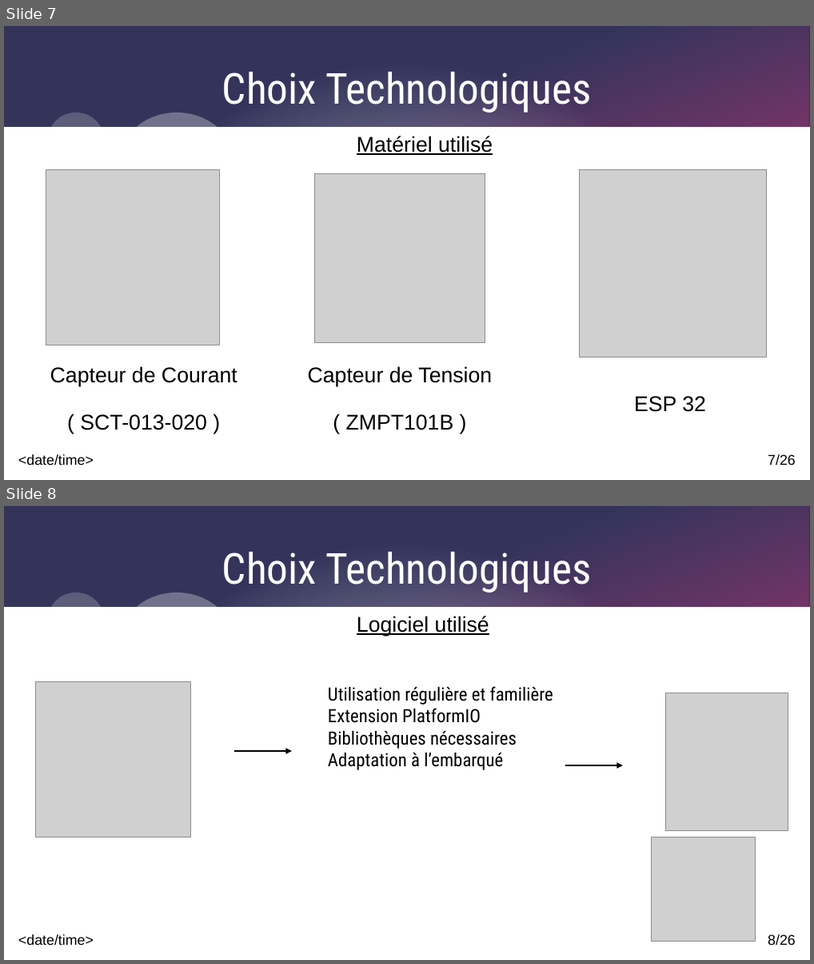
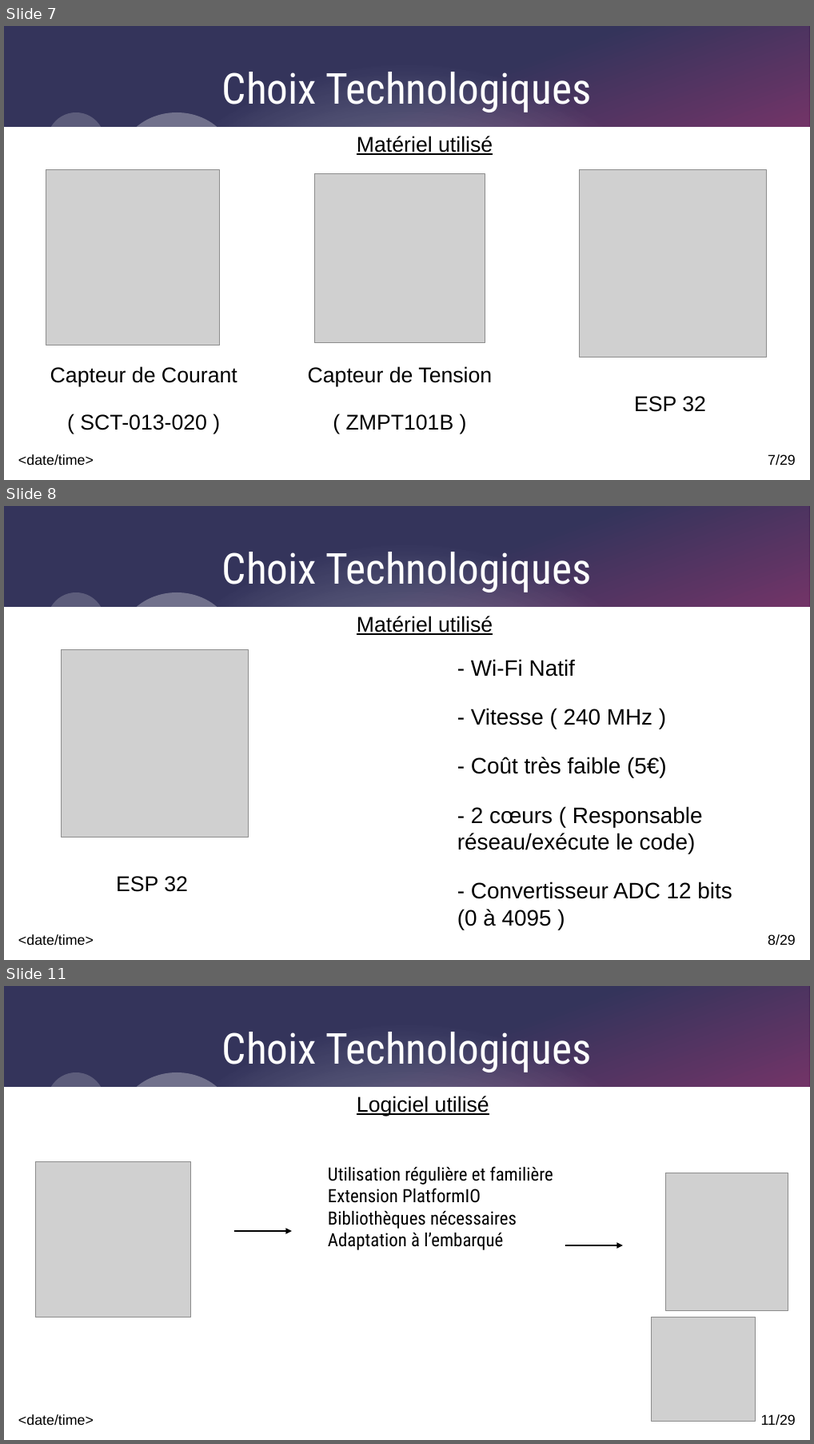
Before and after one commit to Corentinh2/PROJET_GESTIONNAIRE_DE_CHARGE, a slide deck: Revues/DiapoRevue3_VR.odp. Shown one above the other, each under a label of ours: slides 7 and 8 before the commit, slides 7, 8 and 11 after it; the slides between them are not shown. The pictures are 814x964 and 814x1444 pixels, drawn with LibreOffice and Linux fonts; fonts in the diff are those of the drawing; grey boxes stand for pictures. Boxes give left, top, right and bottom in pixels: in the first picture for what was removed or moved away, otherwise in the second. Text is boxed around its words. In the diff, an @@ line names an element or a change of style, - is before the commit and + after.

```diff
--- a/Revues/DiapoRevue3_VR.odp
+++ b/Revues/DiapoRevue3_VR.odp
@@ slide 8 added at (4, 506, 810, 960), background #FFFFFF; not listed: 9 template elements that a slide beside it also shows @@
@@ title added at (222, 552, 591, 592), 42 pt, text #FFFFFF @@
+Choix Technologiques
@@ text added at (357, 616, 493, 635), 21 pt, text #000000, underline @@
+Matériel utilisé
@@ picture added at (62, 650, 249, 837) @@
@@ text added at (458, 659, 732, 929), 22 pt, text #000000 @@
+- Wi-Fi Natif
+- Vitesse ( 240 MHz )
+- Coût très faible (5€)
+- 2 cœurs ( Responsable réseau/exécute le code)
+- Convertisseur ADC 12 bits
+(0 à 4095 )
@@ text added at (116, 876, 188, 892), 21 pt, text #000000 @@
+ESP 32
@@ page number at (768, 454, 796, 465): text changed @@
-7/26
+7/29
@@ what was slide 8 is now slide 11 @@
@@ page number at (762, 1414, 796, 1425): text changed @@
-8/26
+11/29
```
Also in this commit, not shown: 3 other slides added, 1 slide removed, 2 other files.
